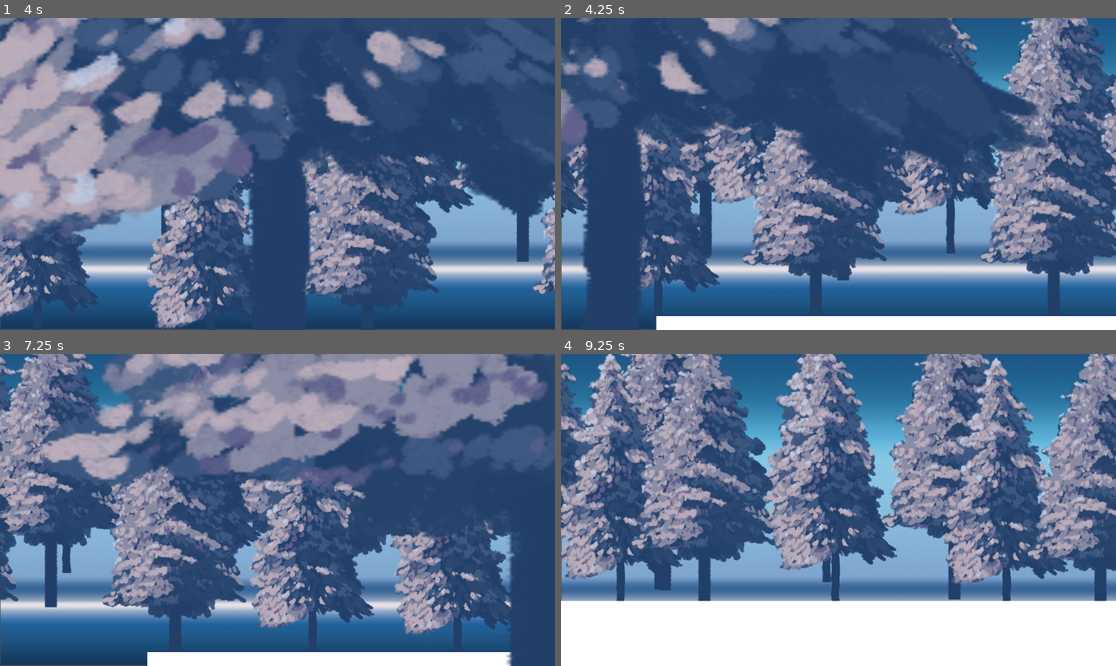
Above: before the commit, frames 1-4 (two rows, left to right).
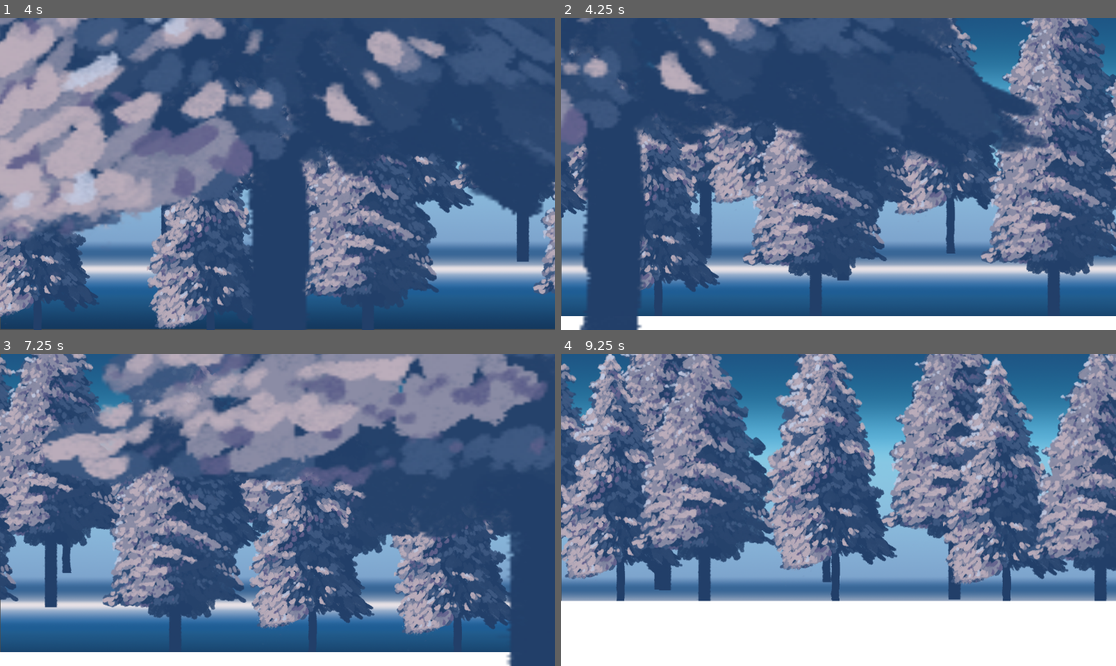
Above: after the commit, the same moments.

Repository: ThePressedGames/Hell-o-Borus
Game: Godot game, scene res://Scenes/PrototypeScenes/ProceduralGeneration/procedural_generation_test.tscn
Two runs of this game, one before a commit and one after it. Both use one fixed random seed, a clock stepped at 60 frames per second and the inputs below.
Inputs:
- Up to frame 1 (4 s): hold Right (move-right) 0.53-2.03 s; tap Space (jump) at 0.77, 1.52, 3.02, 3.77 s; hold Left (move-left) 2.03-2.78 s; hold Right (move-right) from 2.78 s (still down)
- Up to frame 2 (4.25 s): keep holding Right (move-right)
- Up to frame 3 (7.25 s): release Right (move-right) at 4.28 s; hold Left (move-left) 4.28-5.03 s; tap Space (jump) at 4.52, 6.02, 6.77 s; hold Right (move-right) 5.03-5.78 s; hold Left (move-left) from 5.78 s (still down)
- Up to frame 4 (9.25 s): release Left (move-left) at 7.28 s; hold Right (move-right) from 7.28 s (still down); tap Space (jump) at 7.52, 9.02 s

Frame 1 is identical in both runs. In frame 2, 0.4% of the frame differs, in the area x 0-18%, y 95-100%; in frame 3, 1.2%, in the area x 0-27%, y 95-100%; in frame 4, less than 0.1%.

Commit message:
Updated terrain block visibleOnScreenNotifier top bound
The ground block would disappear whenever the camera went too high because of a jump.
Extended top bound to have the ground block deleted ONLY when moving to its right.

Diff:
--- a/Scenes/PrototypeScenes/ProceduralGeneration/terrain_block.tscn
+++ b/Scenes/PrototypeScenes/ProceduralGeneration/terrain_block.tscn
@@ -19,6 +19,8 @@
 mesh = SubResource("QuadMesh_i7unh")
 
 [node name="VisibleOnScreenNotifier2D" type="VisibleOnScreenNotifier2D" parent="."]
+position = Vector2(0, -309.125)
+scale = Vector2(1, 13.365)
 rect = Rect2(-400, -25, 800, 50)
 
 [connection signal="screen_entered" from="VisibleOnScreenNotifier2D" to="." method="_on_visible_on_screen_notifier_2d_screen_entered"]
